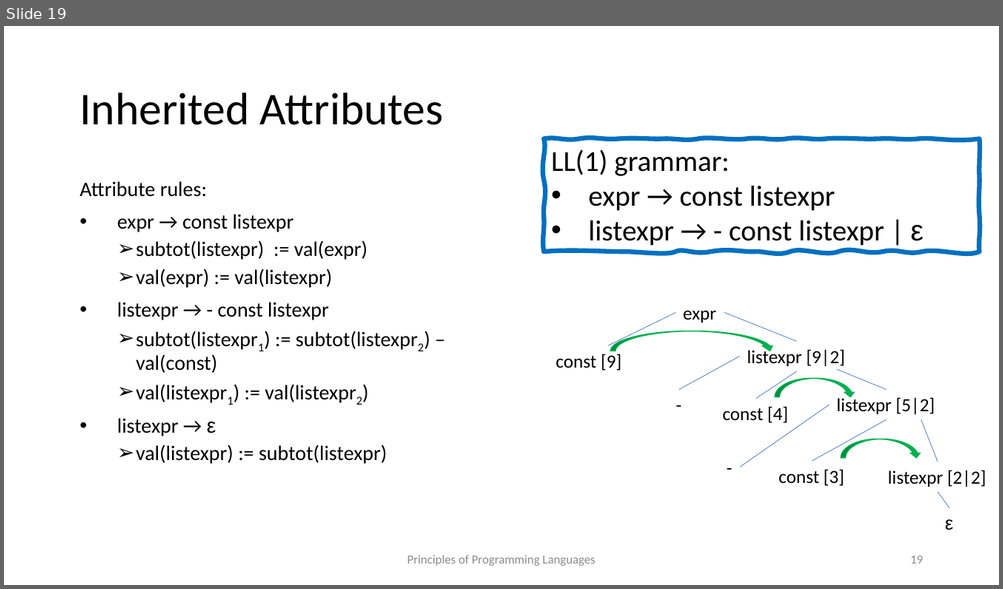
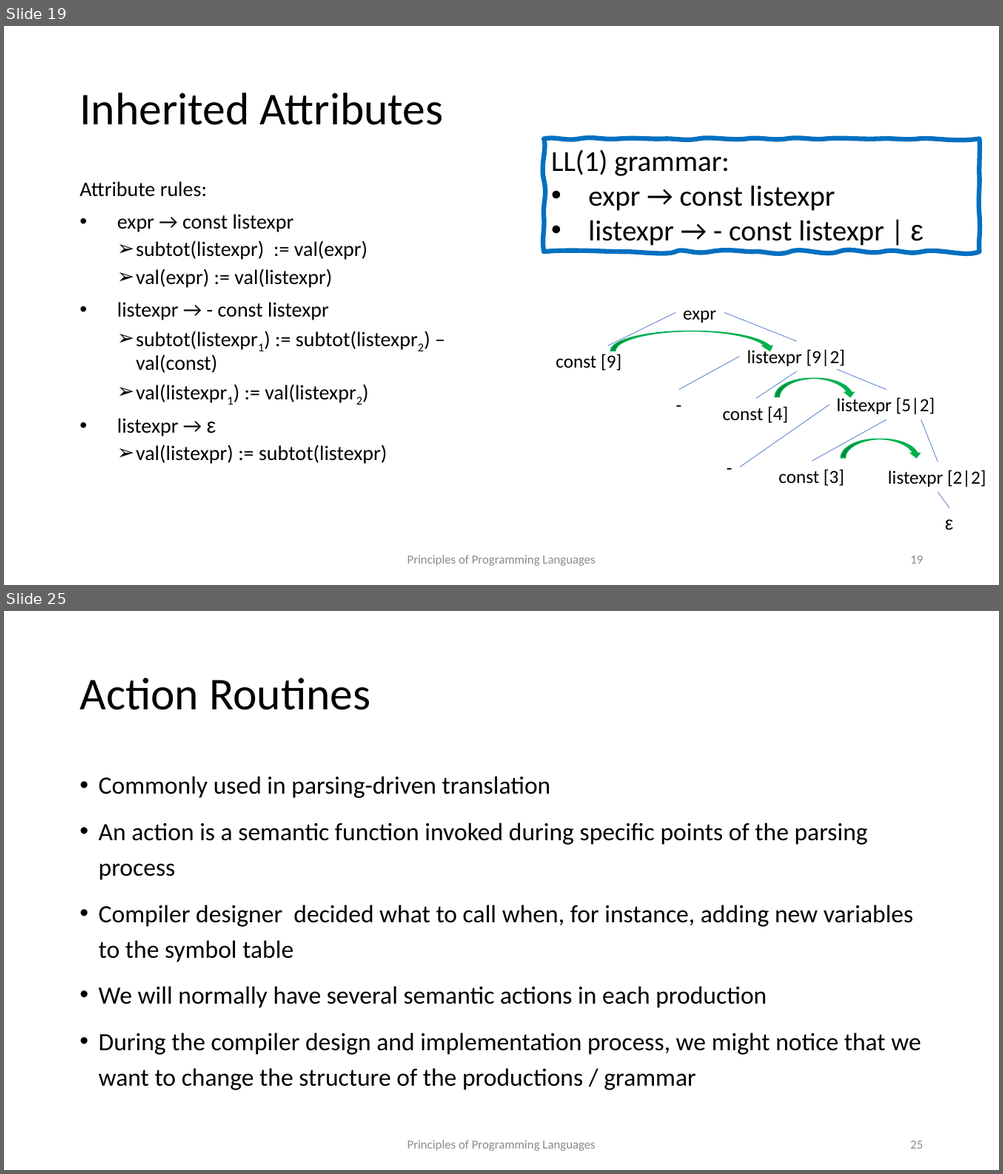
Before and after one commit to kongm/pl-design, a slide deck: semantics.pptx. Shown one above the other, each under a label of ours: slide 19 before the commit, slides 19 and 25 after it; the slides between them are not shown. The pictures are 1003x589 and 1003x1174 pixels, drawn with LibreOffice and Linux fonts; fonts in the diff are those of the drawing. Boxes give left, top, right and bottom in pixels: in the first picture for what was removed or moved away, otherwise in the second. Text is boxed around its words. In the diff, an @@ line names an element or a change of style, - is before the commit and + after.

Commit message:
adding scanning.pdf and updated versions of semantics.pdf and pptx. Semantics is mostly done

```diff
--- a/semantics.pptx
+++ b/semantics.pptx
@@ slide 25 added at box(4, 611, 999, 1170), background #FFFFFF @@
@@ title added at box(79, 678, 370, 710), 44 pt, text #000000 @@
+Action Routines
@@ text added at box(99, 776, 920, 1091), 24 pt, text #000000 @@
+• Commonly used in parsing-driven translation
+• An action is a semantic function invoked during specific points of the parsing process
+• Compiler designer decided what to call when, for instance, adding new variables to the symbol table
+• We will normally have several semantic actions in each production
+• During the compiler design and implementation process, we might notice that we want to change the structure of the productions / grammar
@@ text added at box(407, 1140, 595, 1151), 12 pt, text #8C8C8C @@
+Principles of Programming Languages
@@ page number added at box(910, 1141, 922, 1149), 12 pt, text #8C8C8C @@
+25
```
Also in this commit, not shown: 1 slide changed, 5 other slides added, 2 other files.
